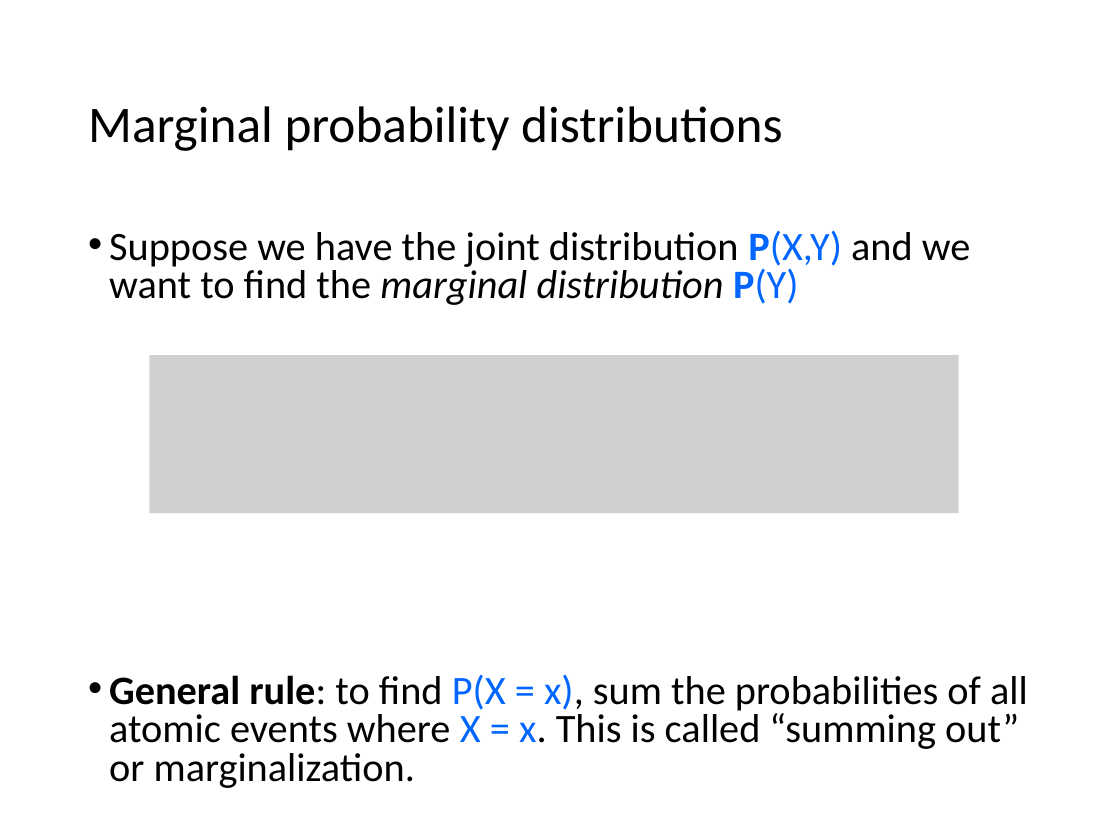
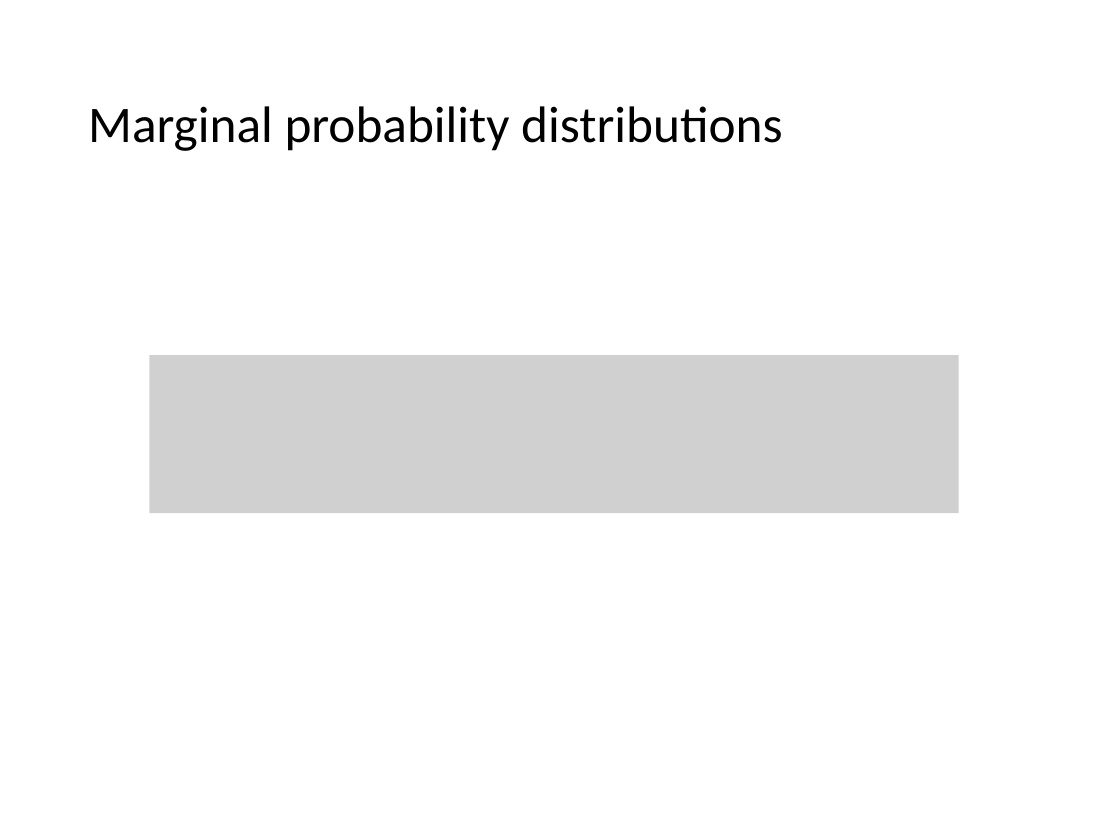
Before and after one commit to mhahsler/CS7320-AI, a slide deck: slide 13 of slides/12_uncertainty.pptx. Drawn at 1120x840 pixels with LibreOffice and Linux fonts; fonts in the diff are those of the drawing; grey boxes stand for pictures. Boxes give left, top, right and bottom in pixels: in the first picture for what was removed or moved away, otherwise in the second. Text is boxed around its words. In the diff, an @@ line names an element or a change of style, - is before the commit and + after.

```diff
--- a/slides/12_uncertainty.pptx
+++ b/slides/12_uncertainty.pptx
@@ text removed at (109, 230, 1028, 749) @@
-• Suppose we have the joint distribution P(X,Y) and we want to find the marginal distribution P(Y)
-• General rule: to find P(X = x), sum the probabilities of all atomic events where X = x. This is called “summing out” or marginalization.
```
Also in this commit, not shown: 18 other slides changed, 1 other file.
